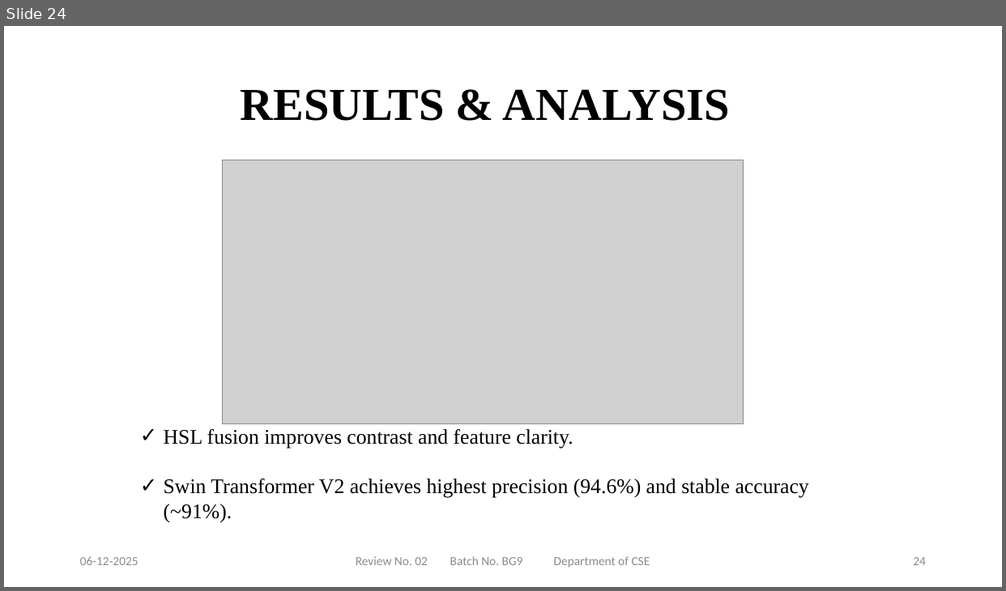
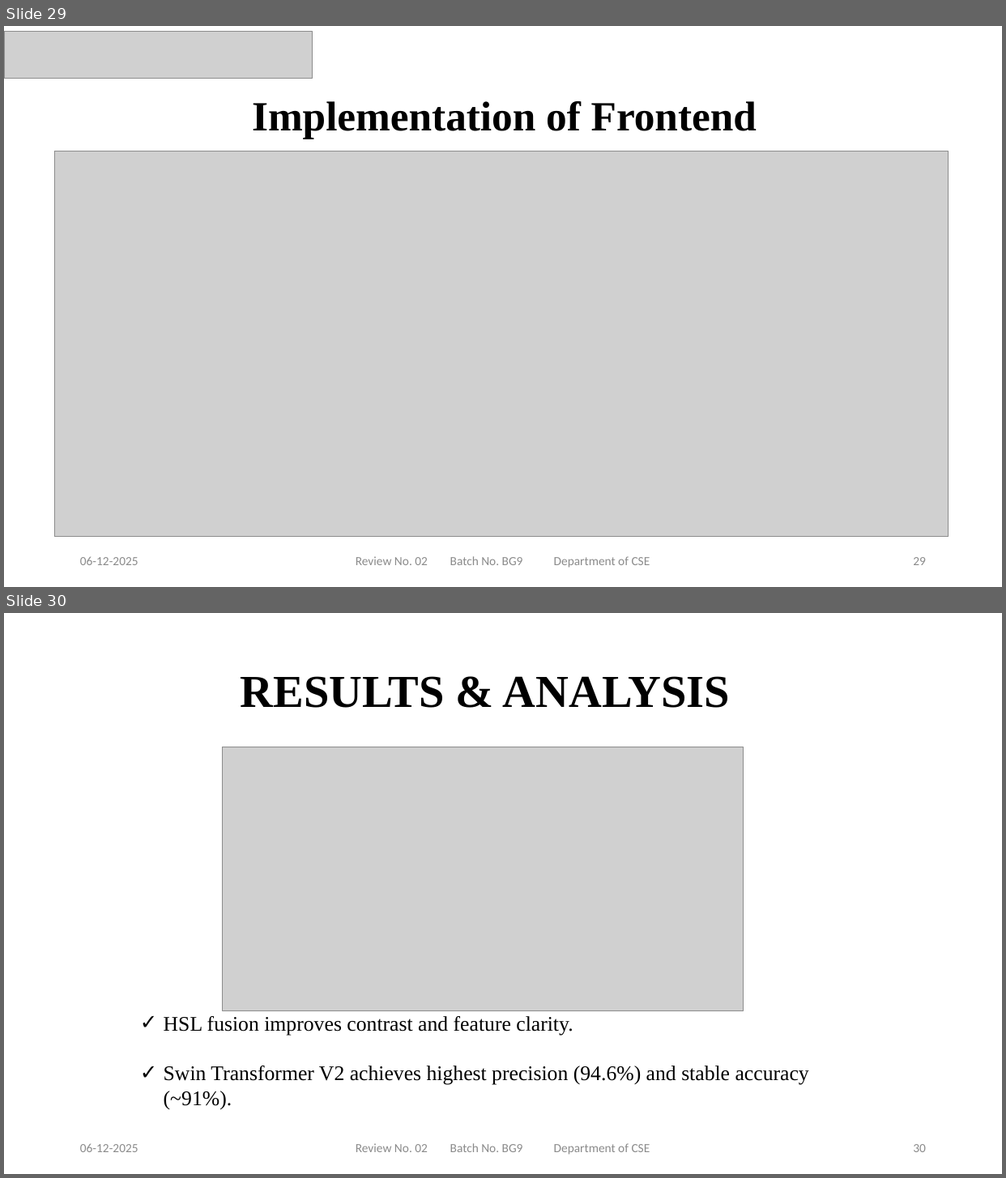
Before and after one commit to NEC-CSE-Projects-2022/BG9, a slide deck: Documents/BG9_PPT.pptx. Shown one above the other, each under a label of ours: slide 24 before the commit, slides 29 and 30 after it. The pictures are 1006x591 and 1006x1178 pixels, drawn with LibreOffice and Linux fonts; fonts in the diff are those of the drawing; grey boxes stand for pictures; background and template pictures are left out. Boxes give left, top, right and bottom in pixels: in the first picture for what was removed or moved away, otherwise in the second. Text is boxed around its words. In the diff, an @@ line names an element or a change of style, - is before the commit and + after.

```diff
--- a/Documents/BG9_PPT.pptx
+++ b/Documents/BG9_PPT.pptx
@@ slide 29 added at [4,26,1002,587], background #FFFFFF @@
@@ picture added at [4,31,313,79] @@
@@ text added at [252,101,756,139], 40 pt, text #000000, bold @@
+Implementation of Frontend
@@ picture added at [55,151,948,537] @@
@@ text added at [80,557,138,565], 12 pt, text #8C8C8C @@
+06-12-2025
@@ text added at [356,557,650,568], 12 pt, text #8C8C8C @@
+Review No. 02 Batch No. BG9 Department of CSE
@@ page number added at [913,557,926,565], 12 pt, text #8C8C8C @@
+29
@@ what was slide 24 is now slide 30 @@
@@ page number at [913,1144,926,1152]: text changed @@
-24
+30
```
Also in this commit, not shown: 7 slides changed, 7 other slides added, 1 other file.
